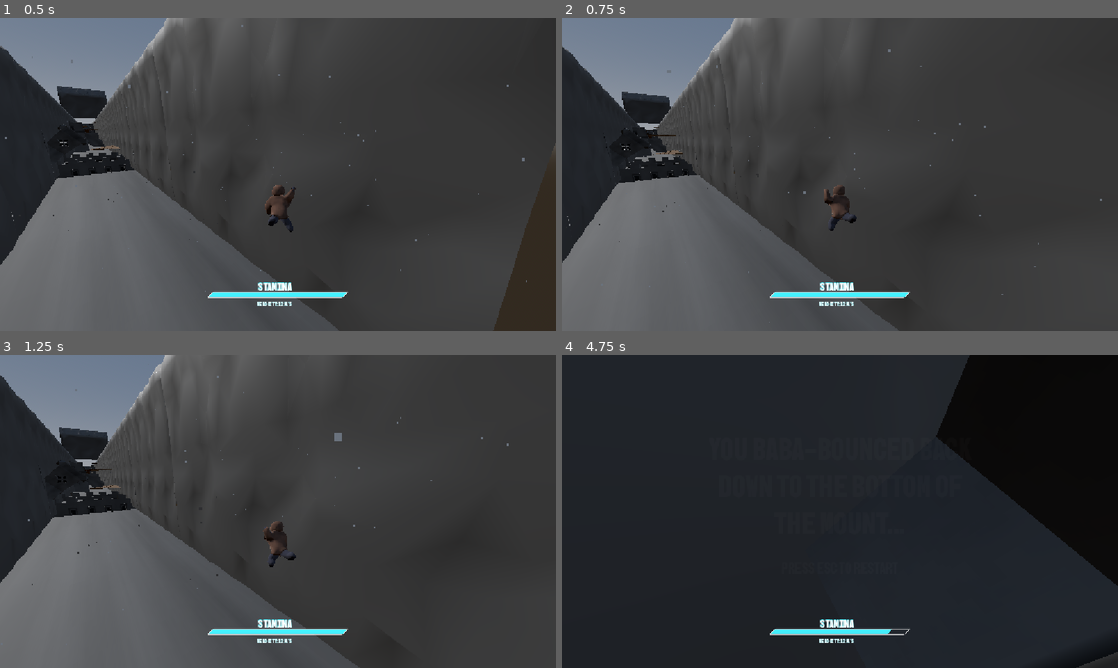
Above: before the commit, frames 1-4 (two rows, left to right).
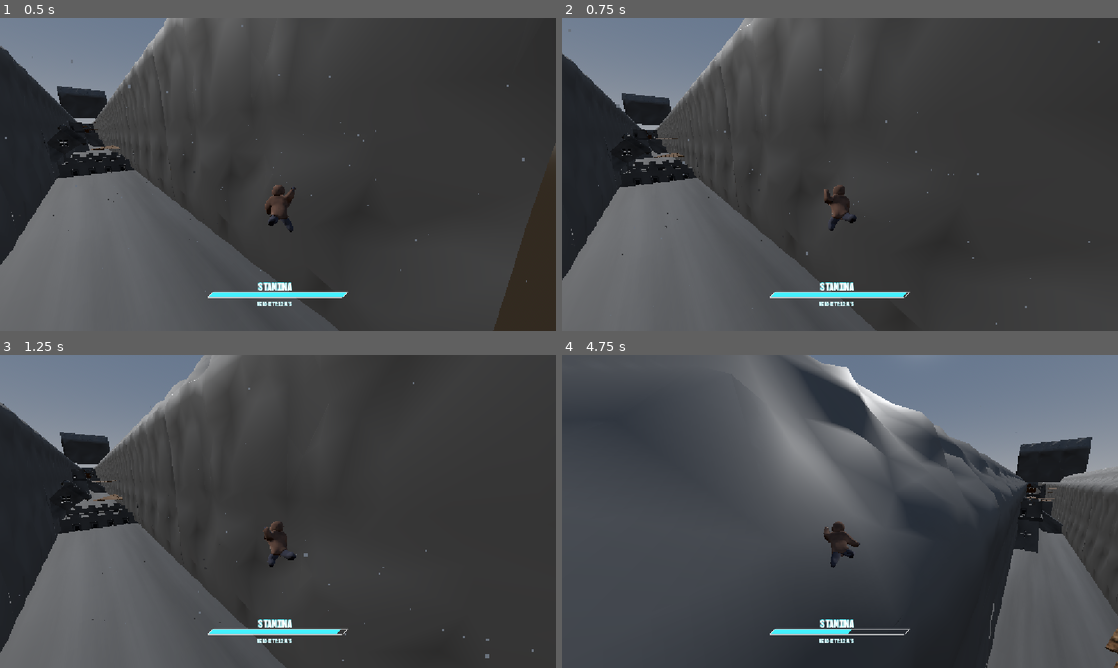
Above: after the commit, the same moments.

Repository: PortalGolem/havenIE2026GameJam
Game: Godot game, scene res://Scenes/Main.tscn
Two runs of this game, one before a commit and one after it. Both use one fixed random seed, a clock stepped at 60 frames per second and the inputs below.
Inputs (mouse positions are in pixels of both pictures, inside the frame that each line leads up to):
- Up to frame 1 (0.5 s): no input
- Up to frame 2 (0.75 s): move the mouse to (867, 174) at 0.52 s; hold W (Forward) from 0.53 s (still down); hold Space (Jump) from 0.53 s (still down)
- Up to frame 3 (1.25 s): keep holding W (Forward); keep holding Space (Jump)
- Up to frame 4 (4.75 s): keep holding W (Forward); move the mouse to (812, 511) at 1.27 s; release Space (Jump) at 1.28 s; click (812, 511) at 1.35 s; tap Space (Jump) at 1.52, 1.55, 1.82, 2.3, 2.85, 3.02, 3.32, 3.77, 3.8, 4.07, 4.52, 4.55 s; move the mouse to (851, 505) at 2.02 s; hold Shift (Dash) 2.03-2.78 s; move the mouse to (834, 517) at 2.77 s; move the mouse to (878, 514) at 3.52 s; press the mouse at (878, 514) at 3.53 s; move the mouse to (795, 508) at 4.27 s; release the mouse at (795, 508) at 4.28 s; tap Shift (Dash) at 4.35 s

Frame 1 is identical in both runs. In frame 2, 3.0% of the frame differs, in the area x 0-98%, y 0-100%; in frame 3, 8.2%; in frame 4, 80%, in the area x 0-100%, y 0-100%.

Commit message:
fix double jump

Diff:
--- a/Player/PlayerController.gd
+++ b/Player/PlayerController.gd
@@ -351,7 +351,7 @@
 		currentDoubleJumps = 0
 
 func check_double_jump():
-	if jumped && currentDoubleJumps > doubleJumpLimit && stanima > stanima_jump_cost:
+	if jumped && currentDoubleJumps < doubleJumpLimit && stanima > stanima_jump_cost:
 		jumped = false
 		currentDoubleJumps += 1
 		stanima -= stanima_jump_cost
